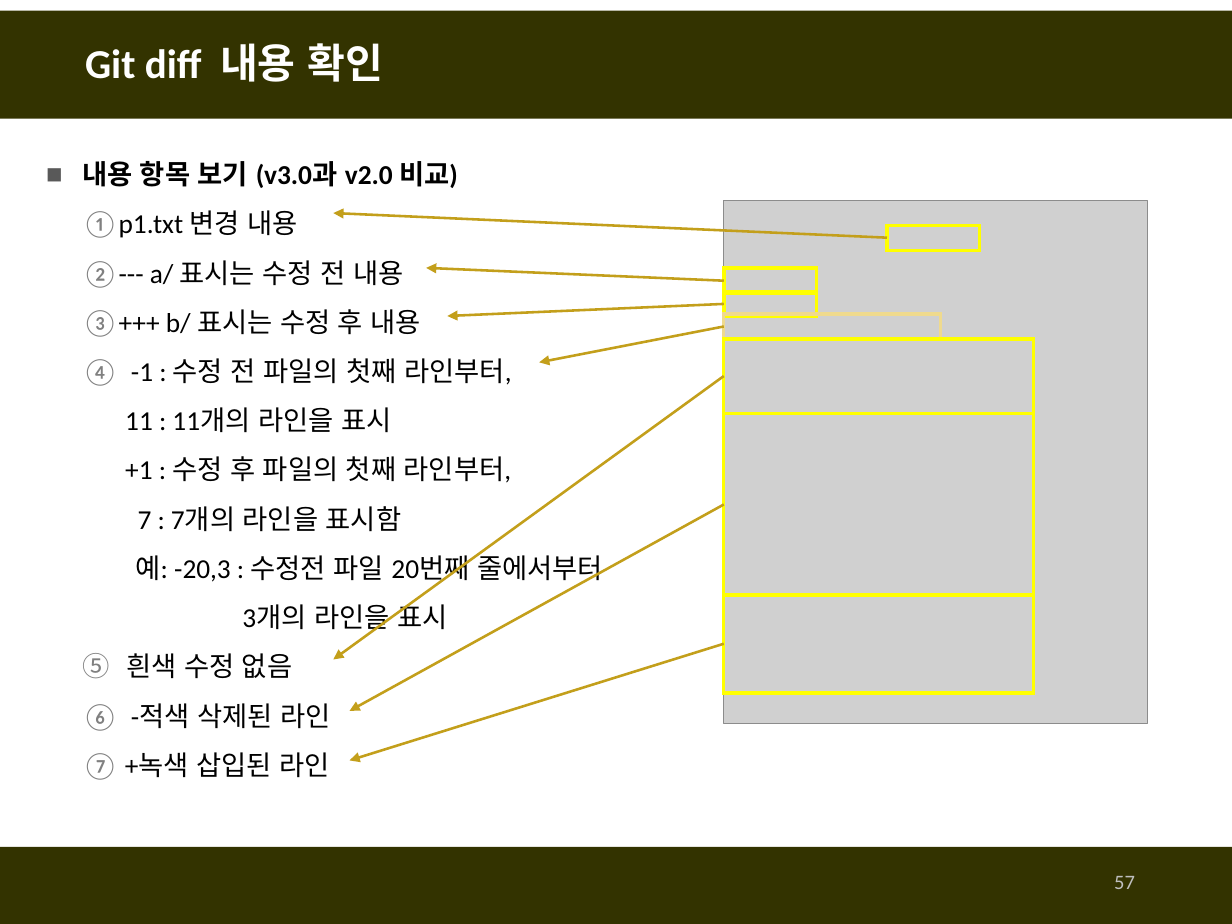
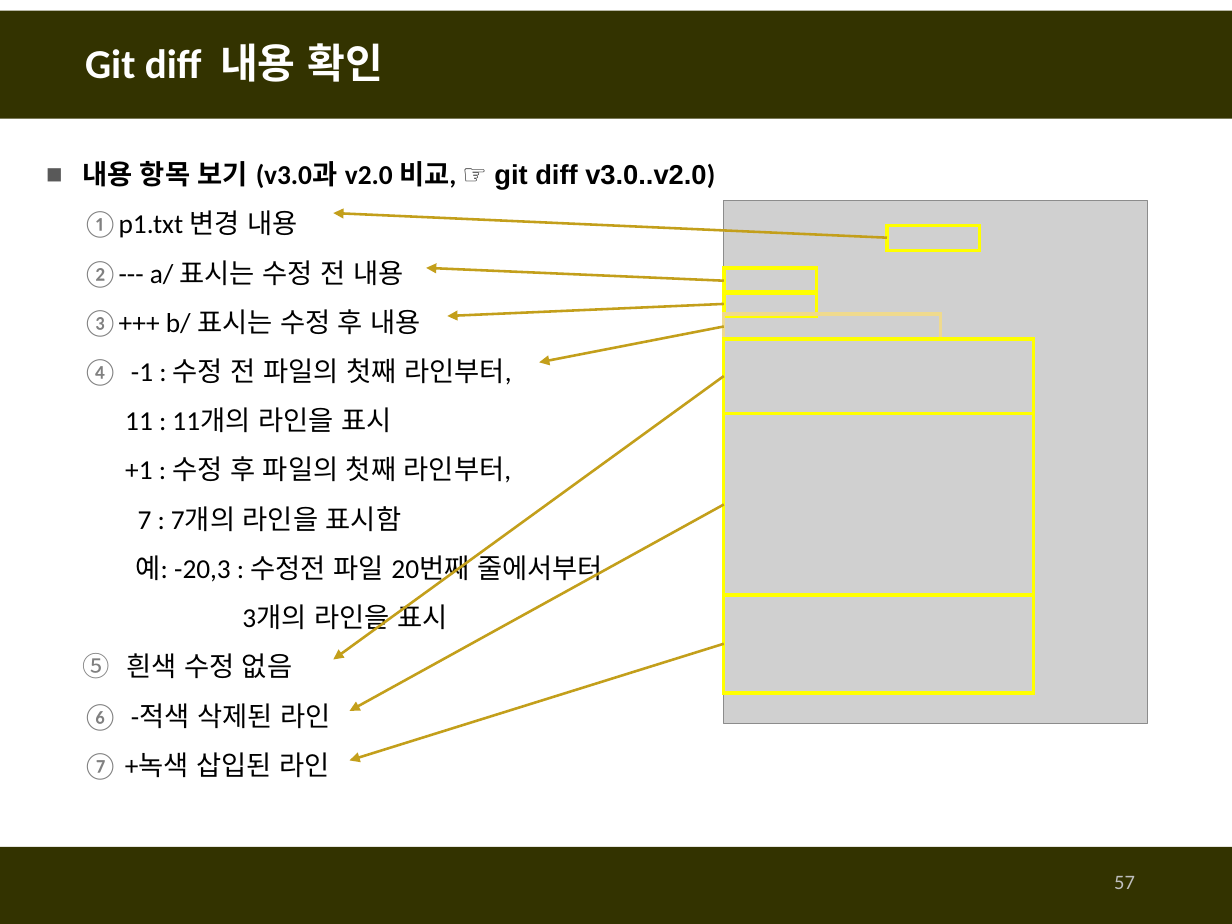
Before and after one commit to fasthill/github-lecture, a slide deck: slide 57 of git및github첫걸음1-git사용하기.pptx. Drawn at 1232x924 pixels with LibreOffice and Linux fonts; fonts in the diff are those of the drawing; grey boxes stand for pictures. Boxes give left, top, right and bottom in pixels: in the first picture for what was removed or moved away, otherwise in the second. Text is boxed around its words. In the diff, an @@ line names an element or a change of style, - is before the commit and + after.

```diff
--- a/git및github첫걸음1-git사용하기.pptx
+++ b/git및github첫걸음1-git사용하기.pptx
@@ text at (82,161,706,190): text changed @@
-■ 내용 항목 보기 (v3.0과 v2.0 비교)
+■ 내용 항목 보기 (v3.0과 v2.0 비교, ☞ git diff v3.0..v2.0)
```
Also in this commit, not shown: 3 other slides changed.
